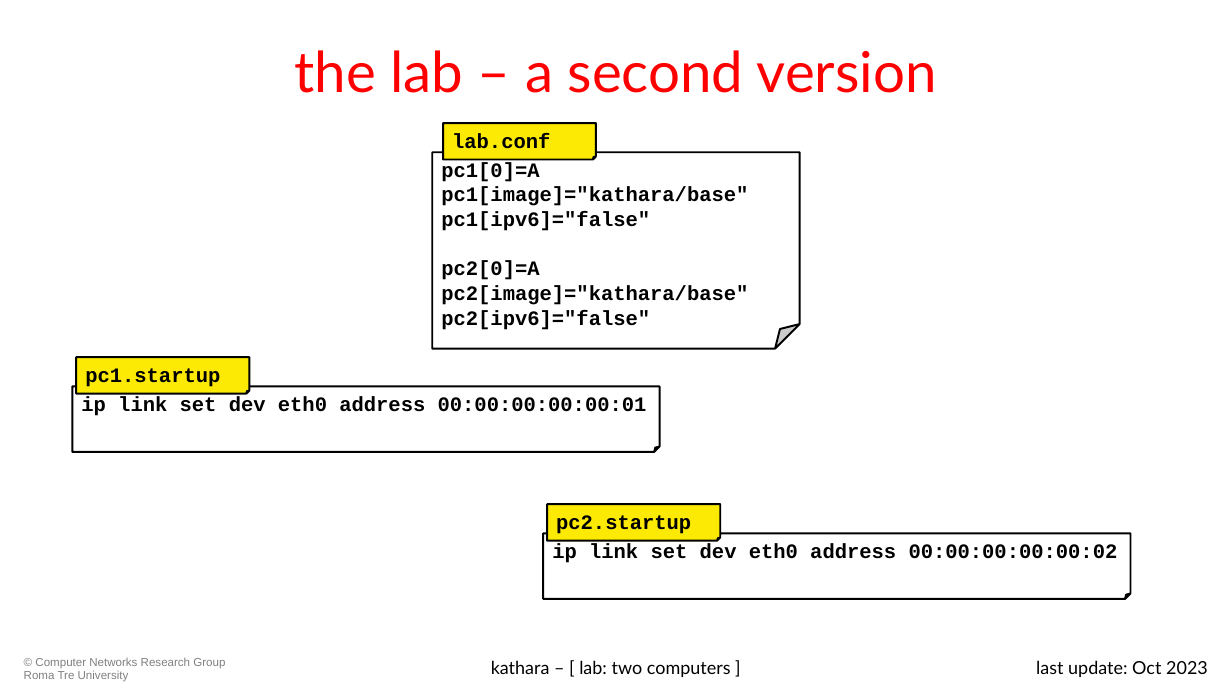
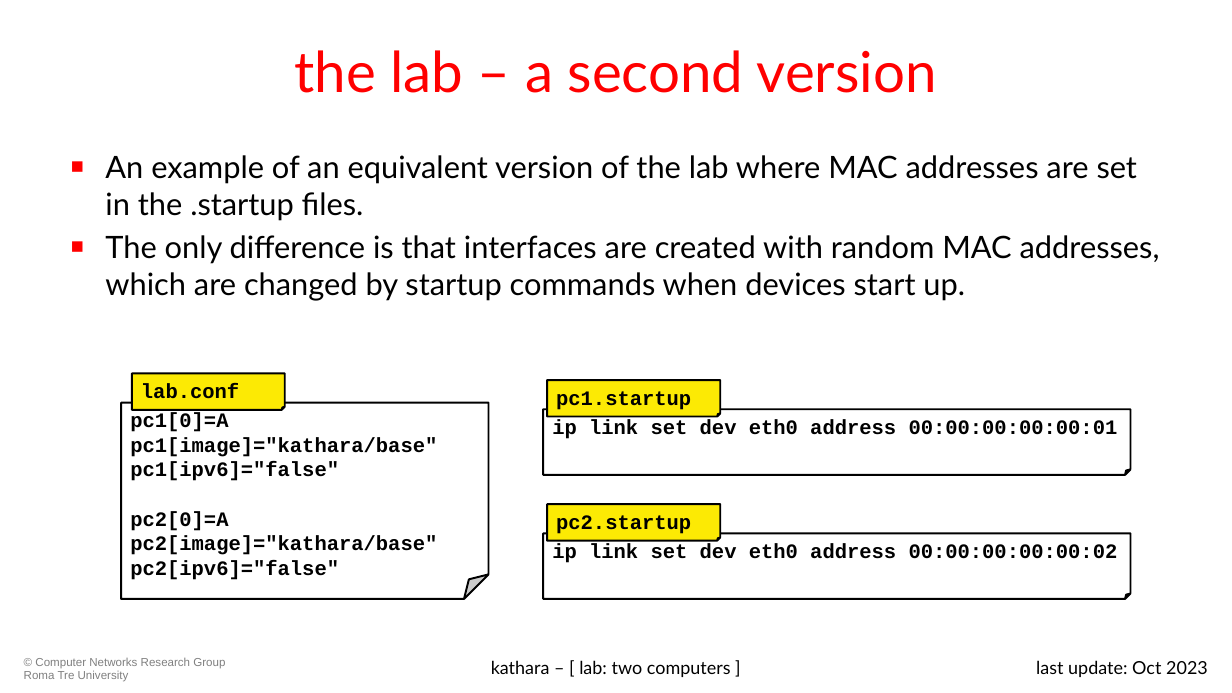
Before and after one commit to KatharaFramework/Kathara-Labs, a slide deck: slide 13 of main-labs/basic-topics/two-computers/0105-kathara-lab_two-computers.pptx (slide 12 before the commit). Drawn at 1232x693 pixels with LibreOffice and Linux fonts; fonts in the diff are those of the drawing; background and template pictures are left out. Boxes give left, top, right and bottom in pixels: in the first picture for what was removed or moved away, otherwise in the second. Text is boxed around its words. In the diff, an @@ line names an element or a change of style, - is before the commit and + after.

Commit message:
Set MAC addresses in the `lab.conf` (two-computers)

```diff
--- a/main-labs/basic-topics/two-computers/0105-kathara-lab_two-computers.pptx
+++ b/main-labs/basic-topics/two-computers/0105-kathara-lab_two-computers.pptx
@@ text added at bbox=[105, 155, 1160, 301], 24 pt, text #000000 @@
+■ An example of an equivalent version of the lab where MAC addresses are set in the .startup files.
+■ The only difference is that interfaces are created with random MAC addresses, which are changed by startup commands when devices start up.
@@ folded corner "lab.conf": place and size @@
-folded corner "lab.conf" at bbox=[444, 123, 596, 159]
+folded corner "lab.conf" at bbox=[132, 373, 285, 409]
@@ folded corner "pc1.startup": place and size @@
-folded corner "pc1.startup" at bbox=[76, 358, 249, 394]
+folded corner "pc1.startup" at bbox=[547, 380, 720, 416]
@@ folded corner "pc1[0]=A": place and size @@
-folded corner "pc1[0]=A" at bbox=[433, 152, 800, 349]
+folded corner "pc1[0]=A" at bbox=[121, 403, 489, 600]
@@ folded corner "ip link set dev eth0 ...": place and size @@
-folded corner "ip link set dev eth0 ..." at bbox=[72, 386, 660, 452]
+folded corner "ip link set dev eth0 ..." at bbox=[543, 409, 1131, 475]
```
Also in this commit, not shown: 3 other slides changed, 1 slide added, 4 other files.
